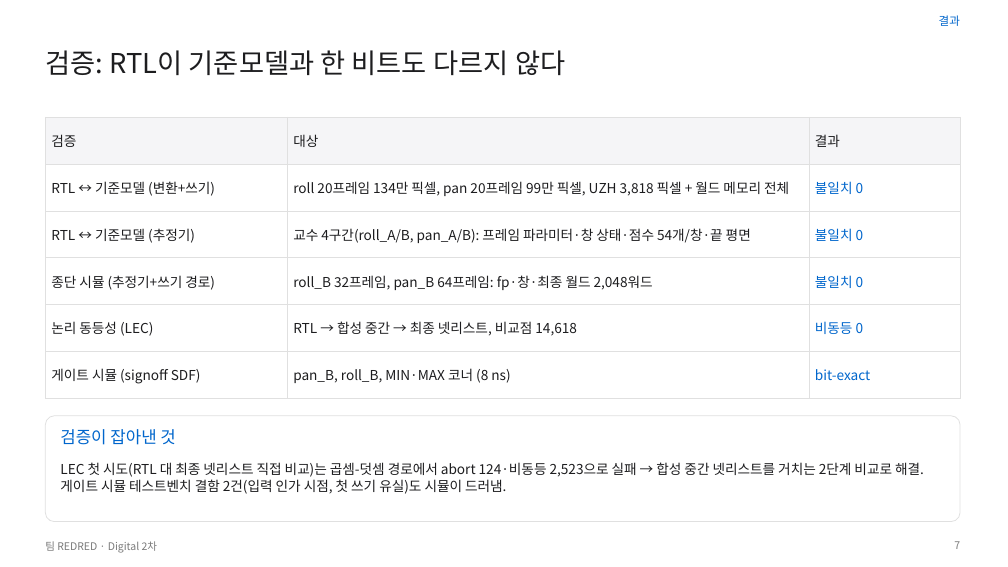
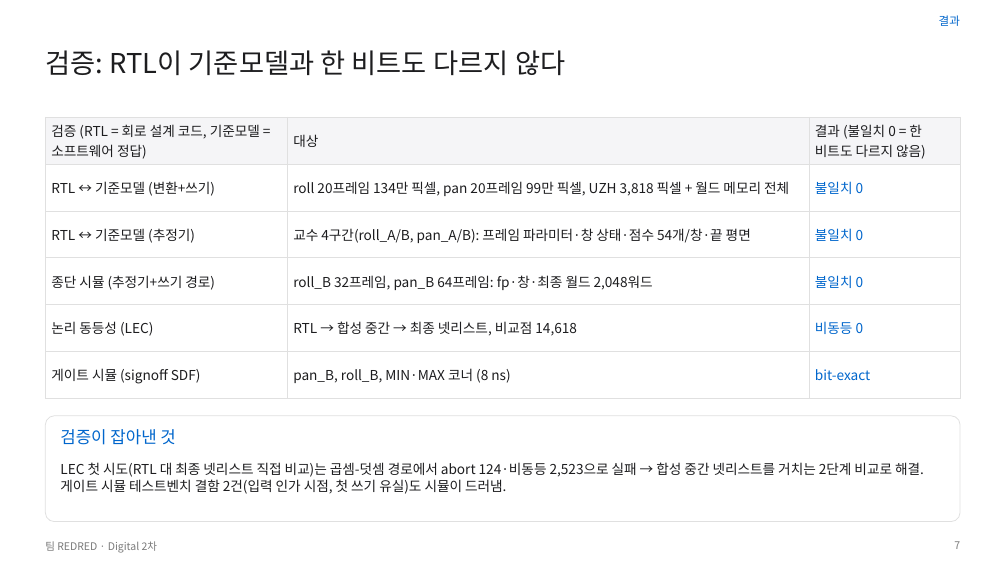
Before and after one commit to GangHeeJo/AI-SEMI, a slide deck: slide 7 of submission/REDRED_2차_발표자료_칩S.pptx. Drawn at 1008x567 pixels with LibreOffice and Linux fonts; fonts in the diff are those of the drawing. Boxes give left, top, right and bottom in pixels: in the first picture for what was removed or moved away, otherwise in the second. Text is boxed around its words. In the diff, an @@ line names an element or a change of style, - is before the commit and + after.

```diff
--- a/submission/REDRED_2차_발표자료_칩S.pptx
+++ b/submission/REDRED_2차_발표자료_칩S.pptx
@@ table at [45,117,960,388] @@
-row 1, column 1: 검증
+row 1, column 1: 검증 (RTL = 회로 설계 코드, 기준모델 = 소프트웨어 정답)
-row 1, column 3: 결과
+row 1, column 3: 결과 (불일치 0 = 한 비트도 다르지 않음)
```
Also in this commit, not shown: 11 other slides changed, 1 slide added, 1 slide removed, 4 other files.
